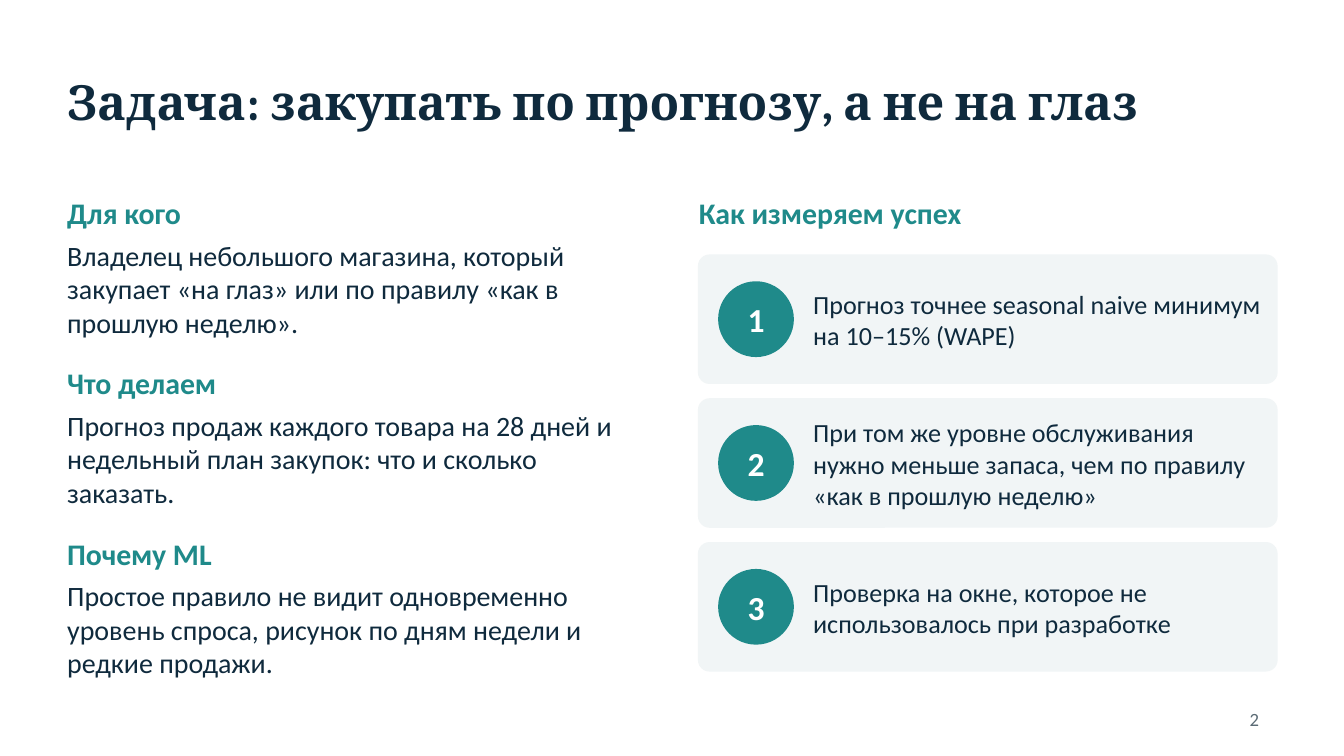
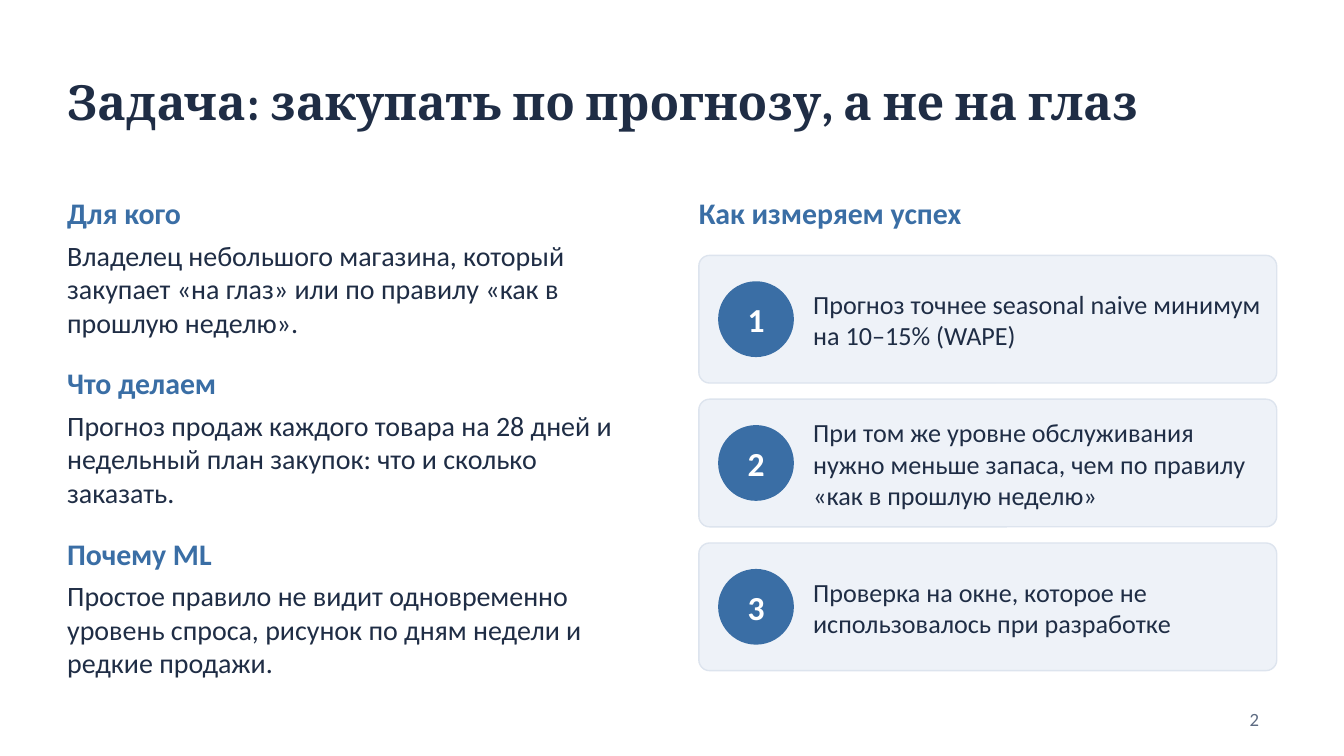
Before and after one commit to Alishershayakhmetov/demand-analyzer, a slide deck: slide 2 of docs/Demand_Copilot_slides.pptx. Drawn at 1344x756 pixels with LibreOffice and Linux fonts; fonts in the diff are those of the drawing. Boxes give left, top, right and bottom in pixels: in the first picture for what was removed or moved away, otherwise in the second. Text is boxed around its words. In the diff, an @@ line names an element or a change of style, - is before the commit and + after.

Commit message:
App: light theme, fixed right panel, no Deploy button or menu; light slide palette and new screenshots in report and deck

```diff
--- a/docs/Demand_Copilot_slides.pptx
+++ b/docs/Demand_Copilot_slides.pptx
@@ text "Для кого" at (67,204,612,678): text colour #1F8A8A to #3A6EA5 in "Для кого", "Что делаем", "Почему ML"; text colour #0F2A3D to #1F2D45 @@
@@ text "Как измеряем успех" at (699,204,962,229): text colour #1F8A8A to #3A6EA5 @@
@@ fill #F1F5F6 to #EEF2F8; outline #F1F5F6 1 pt to #DDE4EE 0.75 pt in 3 elements at (699,255,1277,383), (699,399,1277,527), (699,543,1277,671) @@
@@ text colour #0F2A3D to #1F2D45 in 4 elements at (67,85,1138,132), (813,296,1260,349), (813,424,1246,510), (813,585,1171,638) @@
@@ fill #1F8A8A to #3A6EA5; outline #1F8A8A 1 pt to #3A6EA5 1 pt in 3 elements at (719,282,793,356), (719,426,793,500), (719,570,793,644) @@
```
Also in this commit, not shown: 12 other slides changed, 12 other files.
